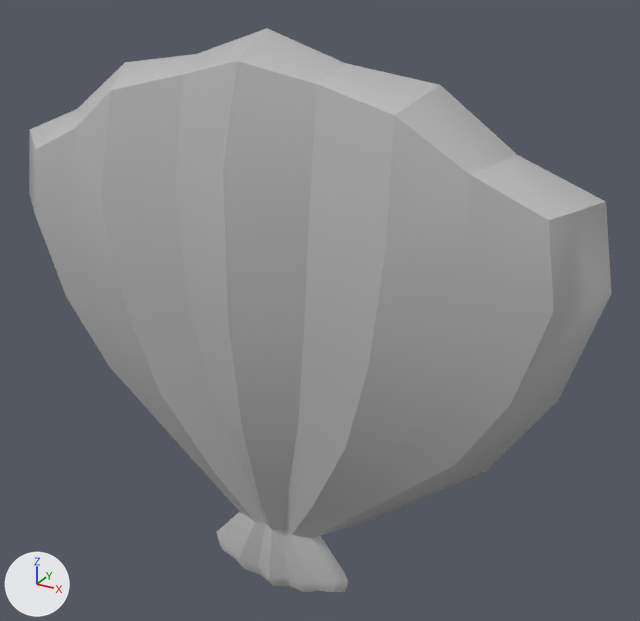
The FBX model Home/Assets/Models/MOD_decoSchelp.fbx: old version first, new version second.
Rendered twice from a camera (50 mm lens) standing at (-0.093, -0.829, 0.488) and looking at (-0.584, 0.063, 0.042). The axes (+X, +Y, +Z) are drawn at lower left. The lights are the same throughout. Where no turn or scale is listed for an object, it has been applied to the vertices.

Objects in the first picture: 'MOD_decoSchelp'.
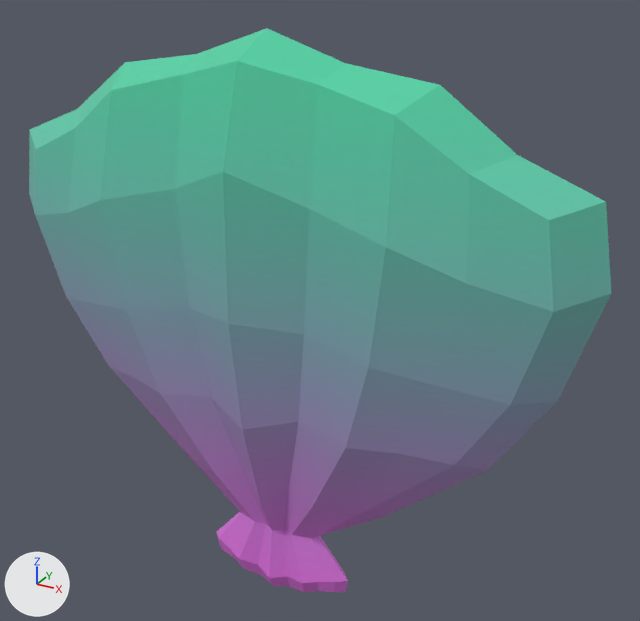
The newer file is also turned or shifted as a whole; pictures and numbers use the older file's frame.

Boxes (x1, y1, x2, y2) around the edits, measured in the pictures (640 x 621 px):
'MOD_decoSchelp', recoloured
    both: (29, 28, 611, 592)

The change in detail:
Picture 'TEX_Deco3.tga' (img_tex_deco3_tga) is new.
Material 'lambert2' (mat_lambert2) is new.
Its texture is img_tex_deco3_tga (with its transparency).
me_mesh has 174 vertices, 172 faces and spans x -0.394..0.394, y -0.076..0.12, z -0.376..0.376.
me_mesh no longer uses material mat_lambert1 (grey #bcbcbc).
me_mesh now uses material mat_lambert2 (picture img_tex_deco3_tga).
